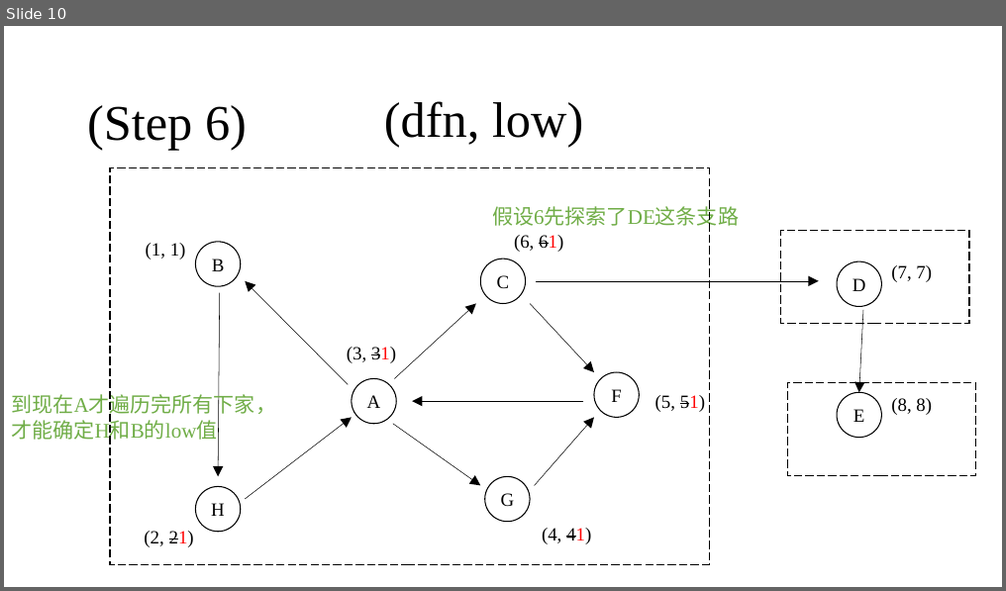
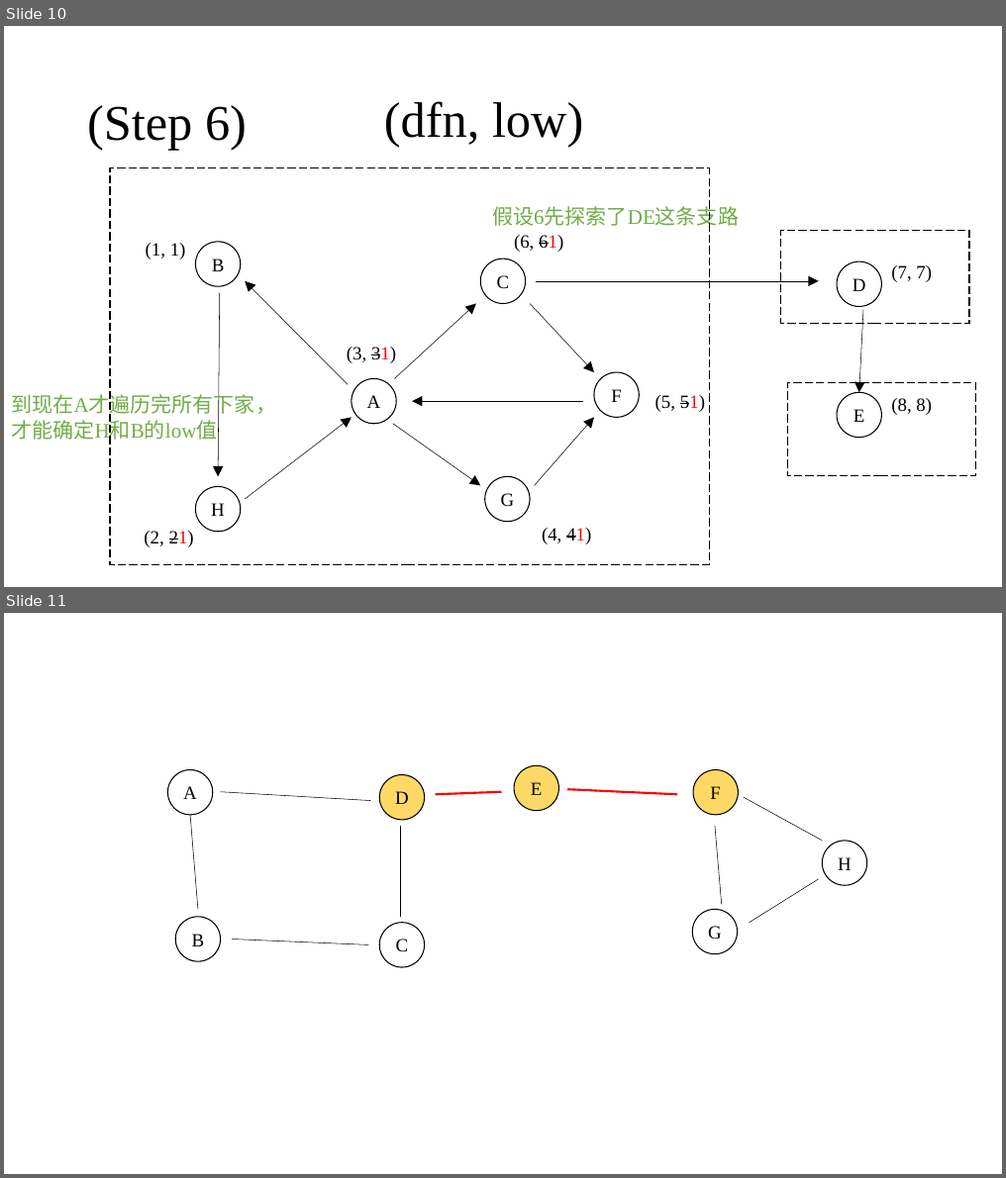
Before and after one commit to steve3ussr/PyCharmProject, a slide deck: DSA_python/figure/python_DSA_fig.pptx. Shown one above the other, each under a label of ours: slide 10 before the commit, slides 10 and 11 after it. The pictures are 1006x591 and 1006x1178 pixels, drawn with LibreOffice and Linux fonts; fonts in the diff are those of the drawing. Boxes give left, top, right and bottom in pixels: in the first picture for what was removed or moved away, otherwise in the second. Text is boxed around its words. In the diff, an @@ line names an element or a change of style, - is before the commit and + after.

```diff
--- a/DSA_python/figure/python_DSA_fig.pptx
+++ b/DSA_python/figure/python_DSA_fig.pptx
@@ slide 11 added at (x1=4, y1=613, x2=1002, y2=1174), background #FFFFFF @@
@@ ellipse added at (x1=168, y1=770, x2=213, y2=815), outline #000000 1 pt, 18 pt, text #000000 @@
+A
@@ ellipse added at (x1=380, y1=774, x2=425, y2=820), fill #FFD966, outline #000000 1 pt, 18 pt, text #000000 @@
+D
@@ ellipse added at (x1=514, y1=765, x2=558, y2=811), fill #FFD966, outline #000000 1 pt, 18 pt, text #000000 @@
+E
@@ line added from (678, 794) to (567, 789), #FF0000 2 pt @@
@@ ellipse added at (x1=693, y1=770, x2=739, y2=815), fill #FFD966, outline #000000 1 pt, 18 pt, text #000000 @@
+F
@@ line added from (198, 909) to (190, 815), #000000 0.5 pt @@
@@ line added from (371, 801) to (221, 792), #000000 0.5 pt @@
@@ line added from (502, 792) to (436, 794), #FF0000 2 pt @@
@@ line added from (823, 841) to (744, 797), #000000 0.5 pt @@
@@ line added from (400, 917) to (400, 826), #000000 0.5 pt @@
@@ line added from (722, 904) to (715, 826), #000000 0.5 pt @@
@@ ellipse added at (x1=823, y1=841, x2=867, y2=885), outline #000000 1 pt, 18 pt, text #000000 @@
+H
@@ line added from (749, 923) to (819, 879), #000000 0.5 pt @@
@@ ellipse added at (x1=693, y1=909, x2=738, y2=955), outline #000000 1 pt, 18 pt, text #000000 @@
+G
@@ ellipse added at (x1=175, y1=917, x2=221, y2=961), outline #000000 1 pt, 18 pt, text #000000 @@
+B
@@ ellipse added at (x1=380, y1=923, x2=425, y2=967), outline #000000 1 pt, 18 pt, text #000000 @@
+C
@@ line added from (368, 946) to (233, 940), #000000 0.5 pt @@
```
Also in this commit, not shown: 1 other file.
